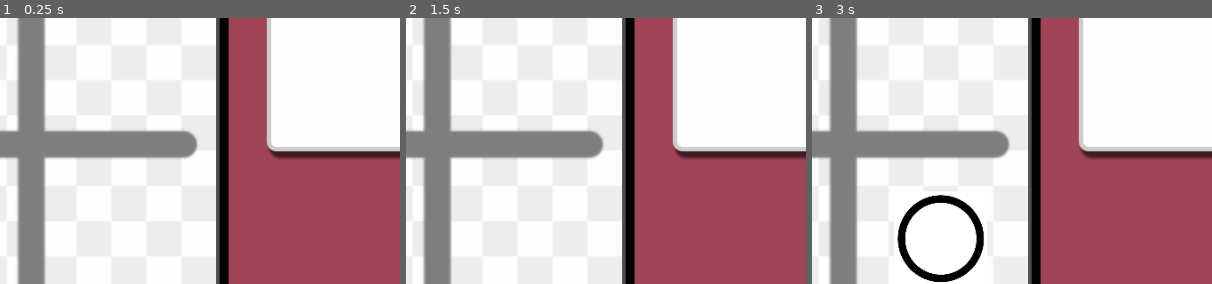
Above: before the commit, frames 1-3 (left to right).
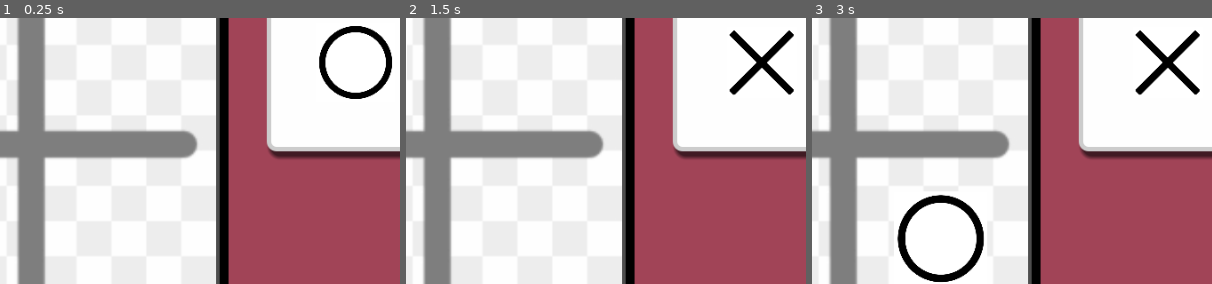
Above: after the commit, the same moments.

Repository: kerryhalipad-bot/TIC-TAC-BOOM
Game: Godot game, scene res://main.tscn
Two runs of this game, one before a commit and one after it. Both use one fixed random seed, a clock stepped at 60 frames per second and the inputs below. The project has no main scene, so this scene is started directly.
Inputs (mouse positions are % of the whole screen's width and height, from its top left):
- Up to frame 1 (0.25 s): no input
- Up to frame 2 (1.5 s): tap Enter at 0.5 s; move the mouse to (72, 45) at 0.52 s; hold Right 0.53-1.28 s; tap Alt at 0.6 s; click (72, 45) at 0.67 s; tap Space at 1.25 s; move the mouse to (30, 55) at 1.27 s; hold Down from 1.28 s (still down); tap Shift at 1.35 s; click (30, 55) at 1.42 s
- Up to frame 3 (3 s): tap Enter at 2 s; move the mouse to (60, 28) at 2.02 s; release Down at 2.03 s; hold Right 2.03-2.78 s; tap Alt at 2.1 s; click (60, 28) at 2.17 s; tap Space at 2.75 s; move the mouse to (45, 70) at 2.77 s; hold Up from 2.78 s (still down); tap Shift at 2.85 s; click (45, 70) at 2.92 s
The pictures show only the part of the screen within x 39-89%, y 42-92%; the shares and areas given below are measured in that part.

The runs differ from the first frame. In frame 1, 1.4% of the frame differs, in the area x 79-98%, y 3-31%; in frame 2, 1.3%; in frame 3, 1.3%.

Commit message:
Add win detection, fix next-player marker centering
Added game condition "check_win()" to detect three-in-a-row across rows, columns,
  and diagonals
 Make "create_marker()" accept a parent node so markers can be
  added to either $Board or $PlayerPanel
Fix next-player indicator being offset by removing incorrect
  cell_size centering math (panel center was already correct)
Update indicator marker after each turn using" temp_marker"
 Remove unused "player_panel_pos" variable
added the size of the circle only in the next player panel.

Diff:
--- a/main.gd
+++ b/main.gd
@@ -3,12 +3,17 @@
 @export var cross_scene : PackedScene
 
 var temp_marker
+var winner : int
 var player_panel_pos : Vector2i
 var player : int
 var grid_data : Array
 var grid_pos : Vector2i
 var board_size: int
 var cell_size : int
+var row_sum : int
+var col_sum : int
+var diagonal1_sum : int
+var diagonal2_sum : int
 
 # Called when the node enters the scene tree for the first time.
 func _ready():
@@ -16,7 +21,6 @@
 	#divide board size by three to get the size of individual cell
 	cell_size = board_size / 3
 	#get coordinates of small panel on the right side of the window
-	player_panel_pos = $PlayerPanel.get_position()
 	new_game()
 
 
@@ -38,27 +42,50 @@
 					var cell_center = Vector2(grid_pos * cell_size) + Vector2(cell_size / 2, cell_size / 2)
 					var spawn_pos = cell_center - Vector2(board_size / 2, board_size /2)
 					create_marker(player, spawn_pos)
+					if check_win() != 0:
+						print("game over")
 					player *= -1
+					if temp_marker:
+						temp_marker.queue_free()
+						var new_target_pos = Vector2($PlayerPanel.size.x/2, $PlayerPanel.size.y/2)
+						create_marker(player, new_target_pos, true, $PlayerPanel)
 					print (grid_data)
 
 
 func new_game():
 	player = 1
+	winner = 0
 	grid_data = [[0,0,0],[0,0,0],[0,0,0]]
 	#create a marker to show starting player's turn
+	var target_pos = Vector2($PlayerPanel.size.x/2, $PlayerPanel.size.y/2)
+	create_marker(player, target_pos, true, $PlayerPanel)
 
-
-func create_marker(player, position, temp=false):
+func create_marker(player, position, temp=false, parent=$Board):
 	#create a marker node and add it as a child
 	if player == 1:
 		var circle = circle_scene.instantiate()
 		circle.position = position
-		circle.scale = Vector2(0.12,0.12)
-		$Board.add_child(circle)
+		circle.scale = Vector2(0.2, 0.2) if temp else Vector2(0.12,0.12)
+		parent.add_child(circle)
 		if temp: temp_marker = circle
 	else:
 		var cross = cross_scene.instantiate()
 		cross.position = position
-		cross.scale = Vector2(0.12,0.12)
-		$Board.add_child(cross)
+		cross.scale = Vector2(0.2, 0.2) if temp else Vector2(0.12,0.12)
+		parent.add_child(cross)
 		if temp : temp_marker = cross
+
+func check_win():
+	#add up markers in each rows, column and diagonals
+	for i in len(grid_data):
+		row_sum = grid_data[i][0] + grid_data[i][2] + grid_data[i][2]
+		col_sum = grid_data[0][i] + grid_data[1][i] + grid_data[2][i]
+		diagonal1_sum = grid_data[0][0] + grid_data[1][1] + grid_data[2][2]
+		diagonal2_sum = grid_data[0][2] + grid_data[1][1] + grid_data[2][2]
+
+		#check if either player has all of the markers in one line
+		if row_sum==3 or col_sum==3 or diagonal1_sum==3 or diagonal2_sum==3 :
+			winner = 1
+		elif row_sum == -3 or col_sum == -3 or diagonal1_sum == -3 or diagonal2_sum == -3 :
+			winner = 2
+	return winner
